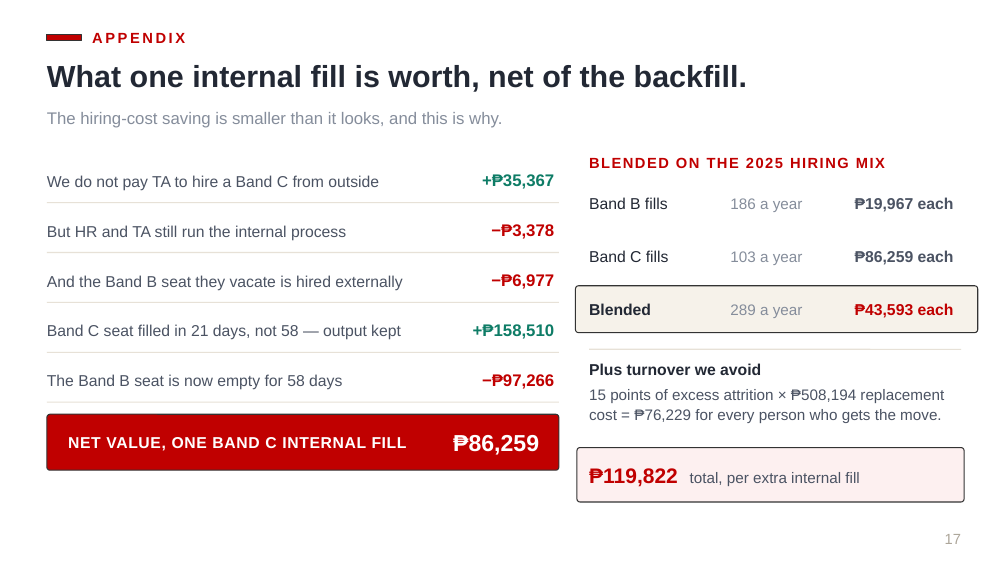
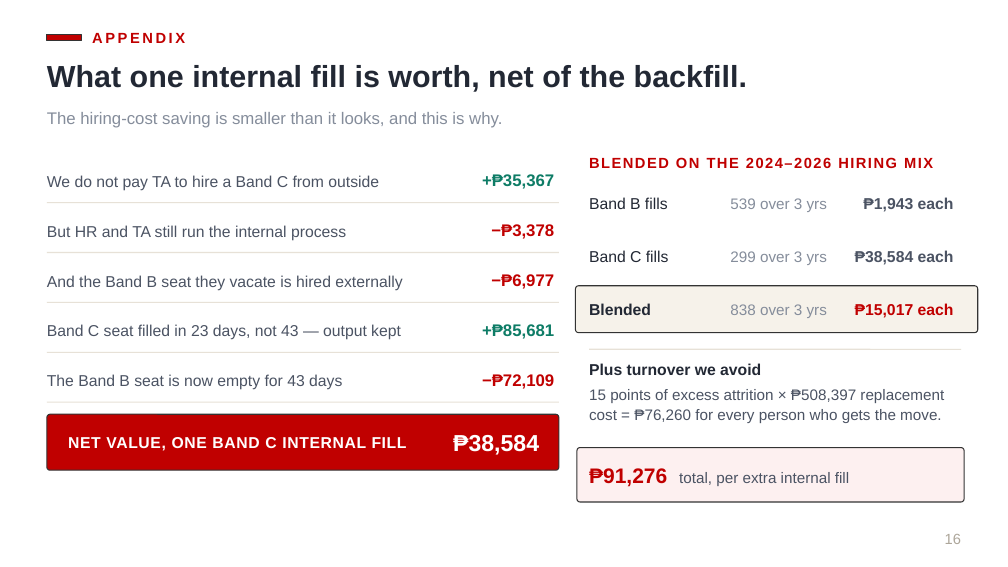
Before and after one commit to Ruffa06/Talent-Marketplace, a slide deck: slide 16 of docs/Growth_Executive_ALP.pptx (slide 17 before the commit). Drawn at 1008x567 pixels with LibreOffice and Linux fonts; fonts in the diff are those of the drawing. Boxes give left, top, right and bottom in pixels: in the first picture for what was removed or moved away, otherwise in the second. Text is boxed around its words. In the diff, an @@ line names an element or a change of style, - is before the commit and + after.

```diff
--- a/docs/Growth_Executive_ALP.pptx
+++ b/docs/Growth_Executive_ALP.pptx
@@ text at (589,153,961,172): text changed @@
-BLENDED ON THE 2025 HIRING MIX
+BLENDED ON THE 2024–2026 HIRING MIX
@@ text at (730,198,827,212): text changed @@
-186 a year
+539 over 3 yrs
@@ text at (863,197,954,212): text changed @@
-₱19,967 each
+₱1,943 each
@@ text at (730,251,827,265): text changed @@
-103 a year
+299 over 3 yrs
@@ text at (855,250,954,265): text changed @@
-₱86,259 each
+₱38,584 each
@@ text at (47,324,401,340): text changed @@
-Band C seat filled in 21 days, not 58 — output kept
+Band C seat filled in 23 days, not 43 — output kept
@@ text at (482,324,554,339): text changed @@
-+₱158,510
++₱85,681
@@ text at (730,304,827,318): text changed @@
-289 a year
+838 over 3 yrs
@@ text at (855,303,954,318): text changed @@
-₱43,593 each
+₱15,017 each
@@ text at (47,374,342,390): text changed @@
-The Band B seat is now empty for 58 days
+The Band B seat is now empty for 43 days
@@ text at (482,374,554,389): text changed @@
-−₱97,266
+−₱72,109
@@ text at (589,389,944,423): text changed @@
-15 points of excess attrition × ₱508,194 replacement cost = ₱76,229 for every person who gets the move.
+15 points of excess attrition × ₱508,397 replacement cost = ₱76,260 for every person who gets the move.
@@ text at (453,435,539,455): text changed @@
-₱86,259
+₱38,584
@@ text at (589,468,849,487): text changed @@
-₱119,822 total, per extra internal fill
+₱91,276 total, per extra internal fill
@@ text at (945,534,961,544): text changed @@
-17
+16
```
Also in this commit, not shown: 10 other slides changed, 1 slide removed, 1 other file.
